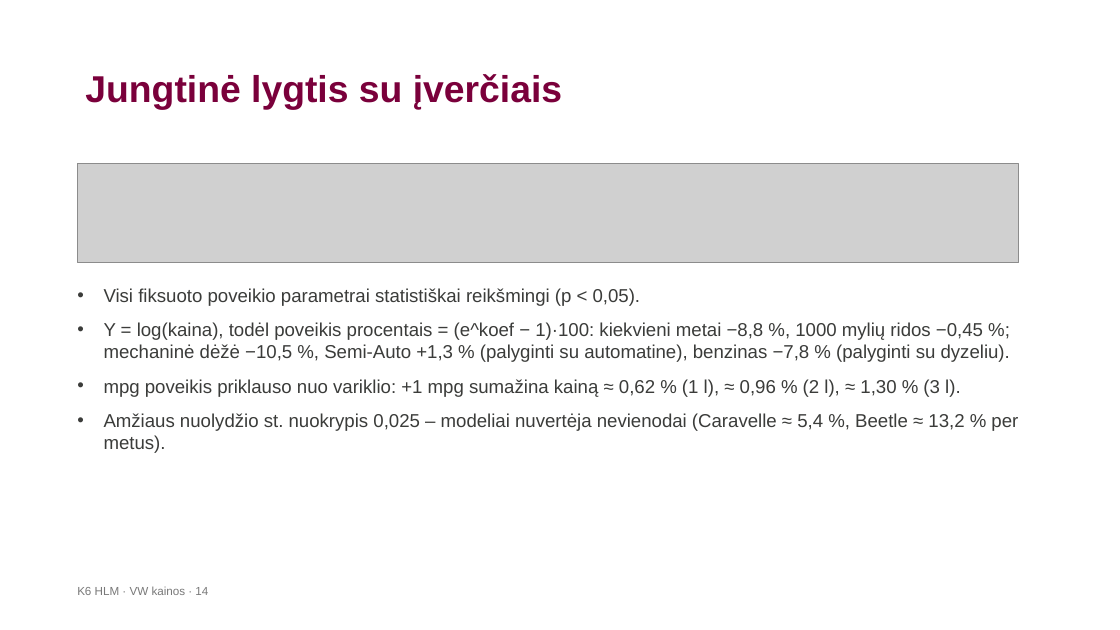
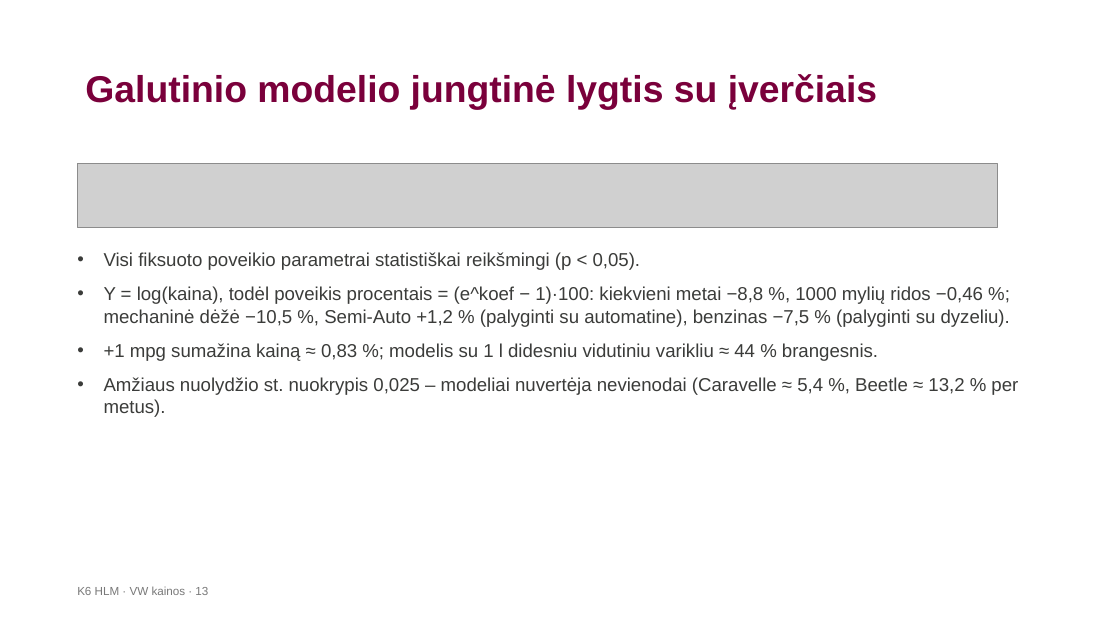
Before and after one commit to LidijaPu/K6, a slide deck: slide 13 of K6_HLM_VW_pristatymas-2.pptx (slide 14 before the commit). Drawn at 1120x630 pixels with LibreOffice and Linux fonts; fonts in the diff are those of the drawing; grey boxes stand for pictures; background and template pictures are left out. Boxes give left, top, right and bottom in pixels: in the first picture for what was removed or moved away, otherwise in the second. Text is boxed around its words. In the diff, an @@ line names an element or a change of style, - is before the commit and + after.

```diff
--- a/K6_HLM_VW_pristatymas-2.pptx
+++ b/K6_HLM_VW_pristatymas-2.pptx
@@ title at <box>85,74,877,109</box>: text changed @@
-Jungtinė lygtis su įverčiais
+Galutinio modelio jungtinė lygtis su įverčiais
@@ picture: place and size @@
-picture at <box>77,164,1019,263</box>
+picture at <box>77,164,997,227</box>
@@ text "Visi fiksuoto poveikio parametrai statistiškai ...": place and size @@
-text "Visi fiksuoto poveikio parametrai statistiškai ..." at <box>104,288,1018,453</box>
+text "Visi fiksuoto poveikio parametrai statistiškai ..." at <box>104,252,1018,417</box>
@@ text at <box>104,286,1010,361</box>: text changed @@
-• Y = log(kaina), todėl poveikis procentais = (e^koef − 1)·100: kiekvieni metai −8,8 %, 1000 mylių ridos −0,45 %; mechaninė dėžė −10,5 %, Semi-Auto +1,3 % (palyginti su automatine), benzinas −7,8 % (palyginti su dyzeliu).
-• mpg poveikis priklauso nuo variklio: +1 mpg sumažina kainą ≈ 0,62 % (1 l), ≈ 0,96 % (2 l), ≈ 1,30 % (3 l).
+• Y = log(kaina), todėl poveikis procentais = (e^koef − 1)·100: kiekvieni metai −8,8 %, 1000 mylių ridos −0,46 %; mechaninė dėžė −10,5 %, Semi-Auto +1,2 % (palyginti su automatine), benzinas −7,5 % (palyginti su dyzeliu).
+• +1 mpg sumažina kainą ≈ 0,83 %; modelis su 1 l didesniu vidutiniu varikliu ≈ 44 % brangesnis.
@@ text at <box>77,586,208,595</box>: text changed @@
-K6 HLM · VW kainos · 14
+K6 HLM · VW kainos · 13
```
Also in this commit, not shown: 6 other slides changed, 1 slide removed, 3 other files.
